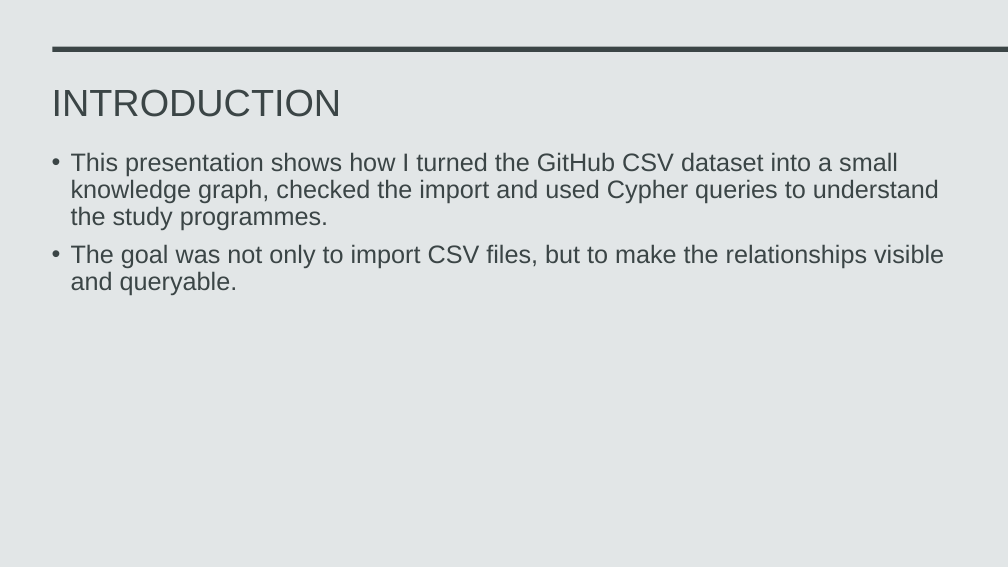
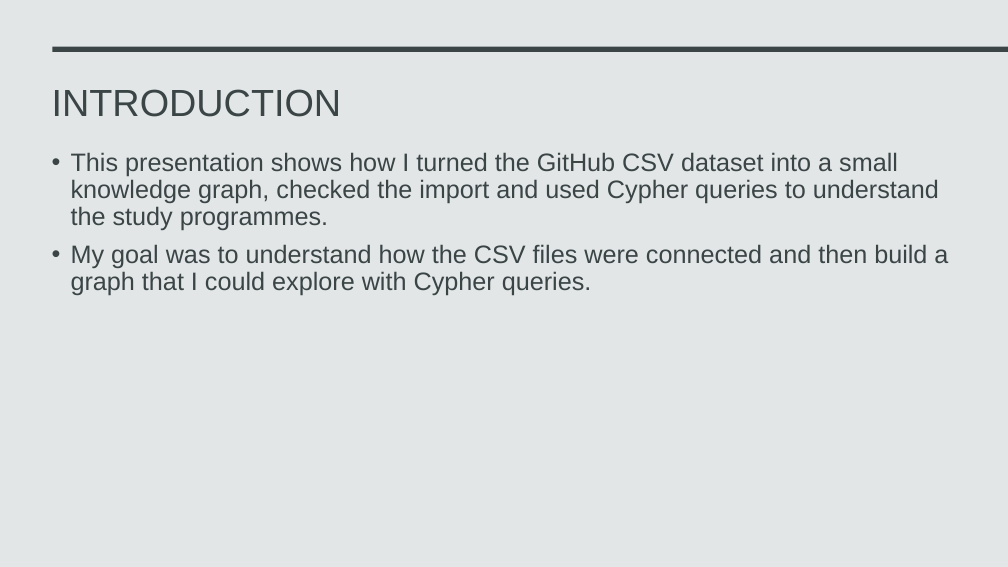
Before and after one commit to nilzellym/KMS-Knowledge-Graph, a slide deck: slide 2 of KnowledgeManagement_Graph.pptx. Drawn at 1008x567 pixels with LibreOffice and Linux fonts; fonts in the diff are those of the drawing. Boxes give left, top, right and bottom in pixels: in the first picture for what was removed or moved away, otherwise in the second. Text is boxed around its words. In the diff, an @@ line names an element or a change of style, - is before the commit and + after.

```diff
--- a/KnowledgeManagement_Graph.pptx
+++ b/KnowledgeManagement_Graph.pptx
@@ text at (71,244,948,295): text changed @@
-• The goal was not only to import CSV files, but to make the relationships visible and queryable.
+• My goal was to understand how the CSV files were connected and then build a graph that I could explore with Cypher queries.
```
Also in this commit, not shown: 7 other slides changed, 1 other file.
